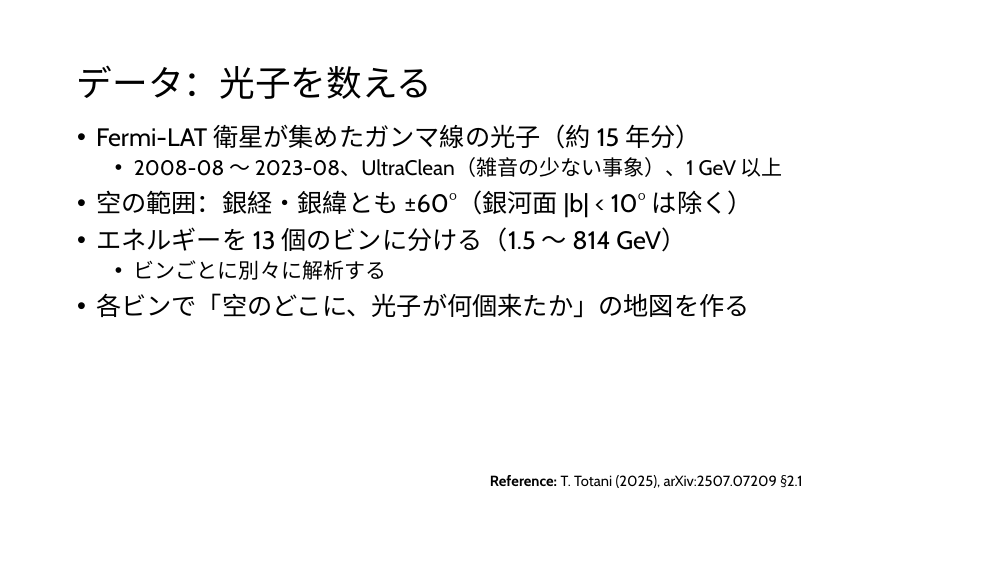
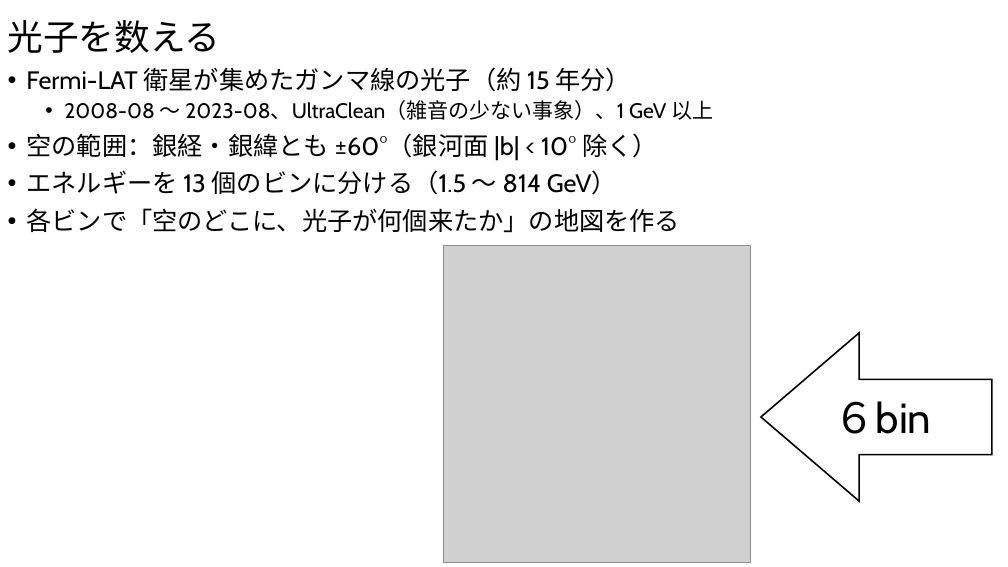
Before and after one commit to Mikann20041029/darkmatter-slides, a slide deck: slide 3 of slides/2026-10-02_研究進捗報告.pptx. Drawn at 1008x567 pixels with LibreOffice and Linux fonts; fonts in the diff are those of the drawing; grey boxes stand for pictures. Boxes give left, top, right and bottom in pixels: in the first picture for what was removed or moved away, otherwise in the second. Text is boxed around its words. In the diff, an @@ line names an element or a change of style, - is before the commit and + after.

```diff
--- a/slides/2026-10-02_研究進捗報告.pptx
+++ b/slides/2026-10-02_研究進捗報告.pptx
@@ title at (8, 20, 221, 53): text changed @@
-データ：光子を数える
+光子を数える
@@ text "Fermi-LAT 衛星が集めたガンマ線の光子（約 15 年分）": place and size @@
-text "Fermi-LAT 衛星が集めたガンマ線の光子（約 15 年分）" at (96, 124, 783, 318)
+text "Fermi-LAT 衛星が集めたガンマ線の光子（約 15 年分）" at (26, 67, 713, 233)
@@ text at (26, 133, 658, 161): text changed @@
-• 空の範囲：銀経・銀緯とも ±60°（銀河面 |b| < 10° は除く）
+• 空の範囲：銀経・銀緯とも ±60°（銀河面 |b| < 10° 除く）
@@ text at (134, 260, 386, 280): paragraph removed @@
-  • ビンごとに別々に解析する
@@ picture added at (444, 246, 751, 563) @@
@@ down arrow added at (761, 333, 992, 501), fill #FFFFFF, outline #000000 1.5 pt @@
@@ text added at (834, 401, 932, 434), 40 pt, text #000000 @@
+６bin
@@ text removed at (490, 475, 802, 488) @@
-Reference: T. Totani (2025), arXiv:2507.07209 §2.1
```
Also in this commit, not shown: 3 other slides changed.
